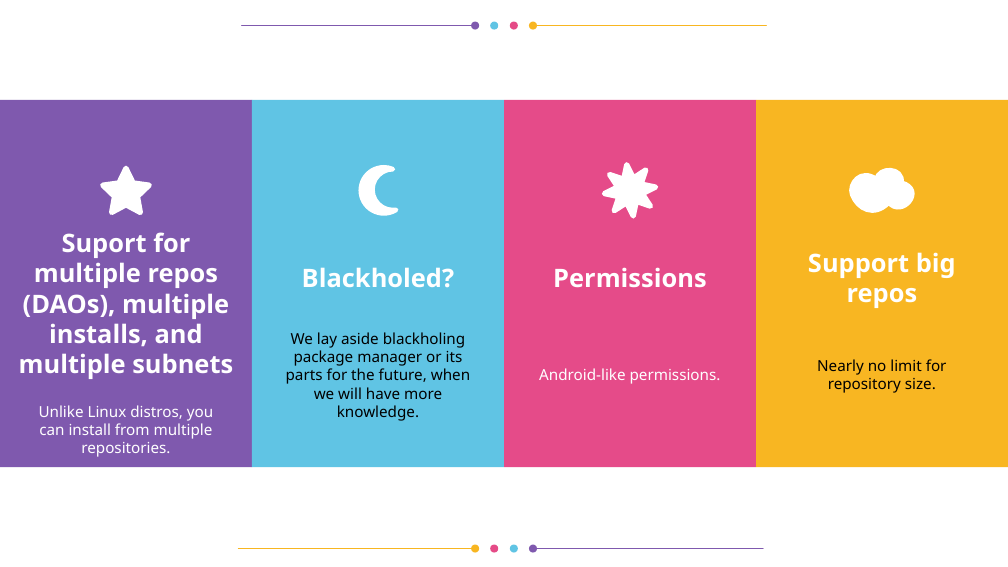
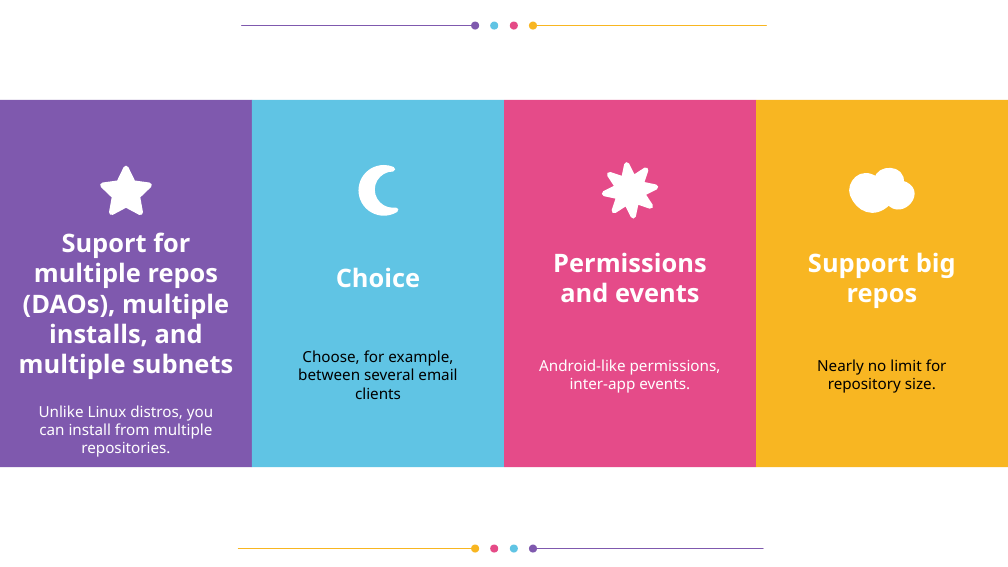
Before and after one commit to vporton/icp-package-manager, a slide deck: slide 8 of docs/presentation.odp. Drawn at 1008x567 pixels with LibreOffice and Linux fonts; fonts in the diff are those of the drawing. Boxes give left, top, right and bottom in pixels: in the first picture for what was removed or moved away, otherwise in the second. Text is boxed around its words. In the diff, an @@ line names an element or a change of style, - is before the commit and + after.

```diff
--- a/docs/presentation.odp
+++ b/docs/presentation.odp
@@ title at (336, 267, 420, 287): text changed @@
-Blackholed?
+Choice
@@ title at (553, 252, 706, 303): text changed @@
-Permissions
+Permissions and events
@@ title at (298, 350, 457, 399): text changed @@
-We lay aside blackholing package manager or its parts for the future, when we will have more knowledge.
+Choose, for example, between several email clients
@@ title at (539, 359, 721, 393): text changed @@
-Android-like permissions.
+Android-like permissions, inter-app events.
```
Also in this commit, not shown: 3 other slides changed, 5 slides added, 5 slides removed.
